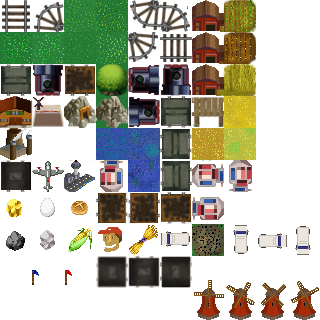
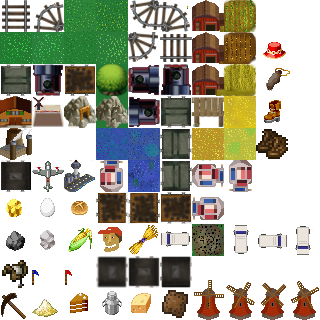
The second 320x320 image is a revision of the first. Changes to its layers:
added layer "Calque #7" above "Calque #6" over bbox(263, 42, 286, 59)
added layer "Calque #6" above "Calque Copié #15" over bbox(264, 68, 290, 123)
added layer "Calque Copié #15" above "Calque Copié #14" over bbox(256, 129, 288, 159)
added layer "Calque Copié #14" above "Calque #5" over bbox(2, 260, 28, 288)
added layer "Calque #5" above "Calque Copié #13" over bbox(162, 290, 188, 318)
added layer "Calque Copié #13" above "Calque Copié #12" over bbox(31, 298, 58, 318)
added layer "Calque Copié #12" above "Calque #4" over bbox(1, 293, 29, 319)
added layer "Calque #3" above "Calque Copié #11" over bbox(131, 293, 151, 313)
added layer "Calque Copié #11" above "Calque Copié #10" over bbox(102, 291, 122, 315)
added layer "Calque Copié #10" above "tileset.png" over bbox(70, 293, 88, 313)
